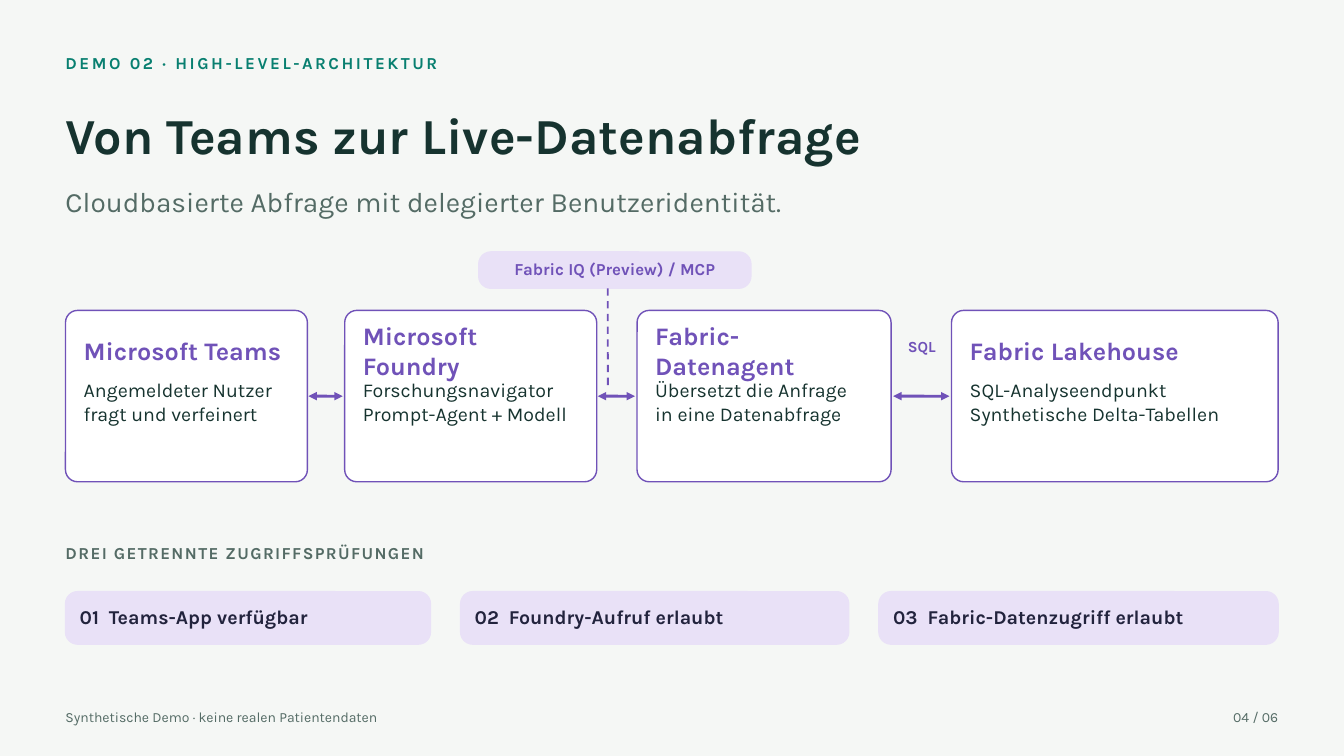
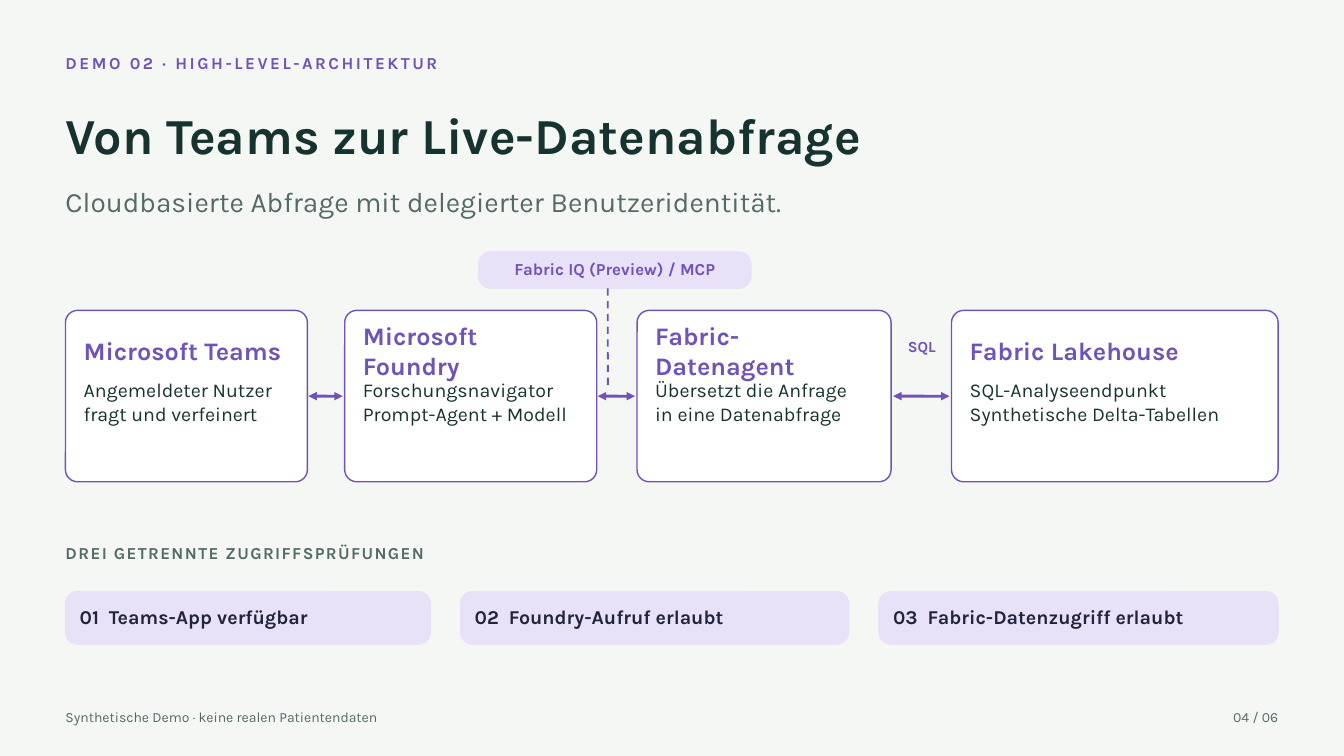
Before and after one commit to beyondelastic/healthcare-agent-demos, a slide deck: slide 4 of docs/slides/Healthcare-Agent-Demos-DE.pptx. Drawn at 1344x756 pixels with LibreOffice and Linux fonts; fonts in the diff are those of the drawing. Boxes give left, top, right and bottom in pixels: in the first picture for what was removed or moved away, otherwise in the second. Text is boxed around its words. In the diff, an @@ line names an element or a change of style, - is before the commit and + after.

```diff
--- a/docs/slides/Healthcare-Agent-Demos-DE.pptx
+++ b/docs/slides/Healthcare-Agent-Demos-DE.pptx
@@ text "DEMO 02 · HIGH-LEVEL-ARCHITEKTUR" at box(65, 58, 437, 69): text colour #087F70 to #7052B8 @@
```
Also in this commit, not shown: 1 other slide changed, 6 other files.
